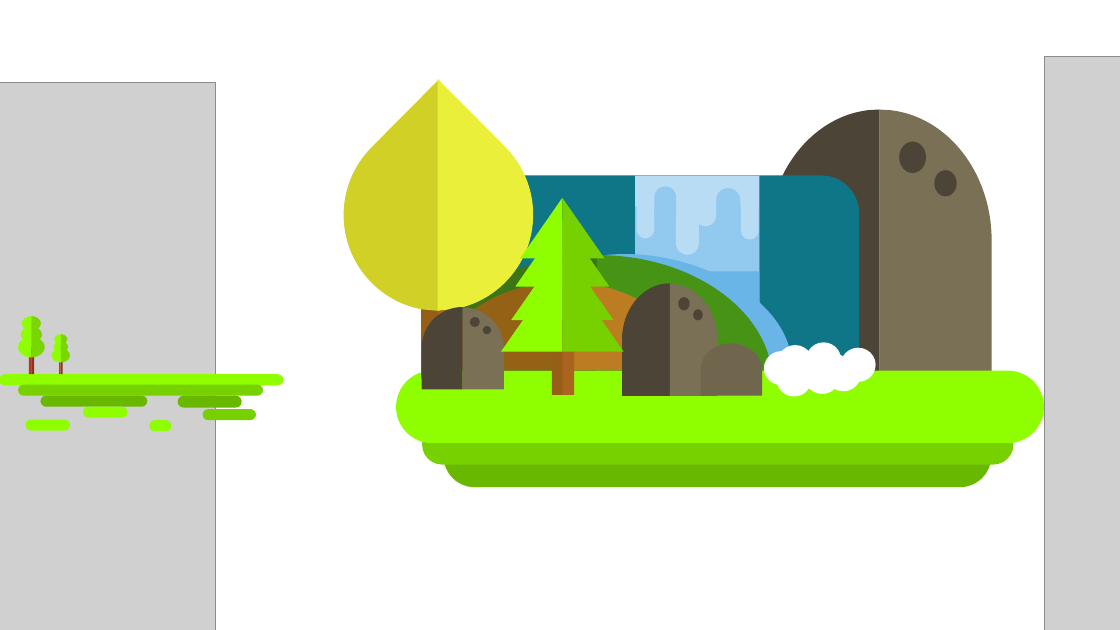
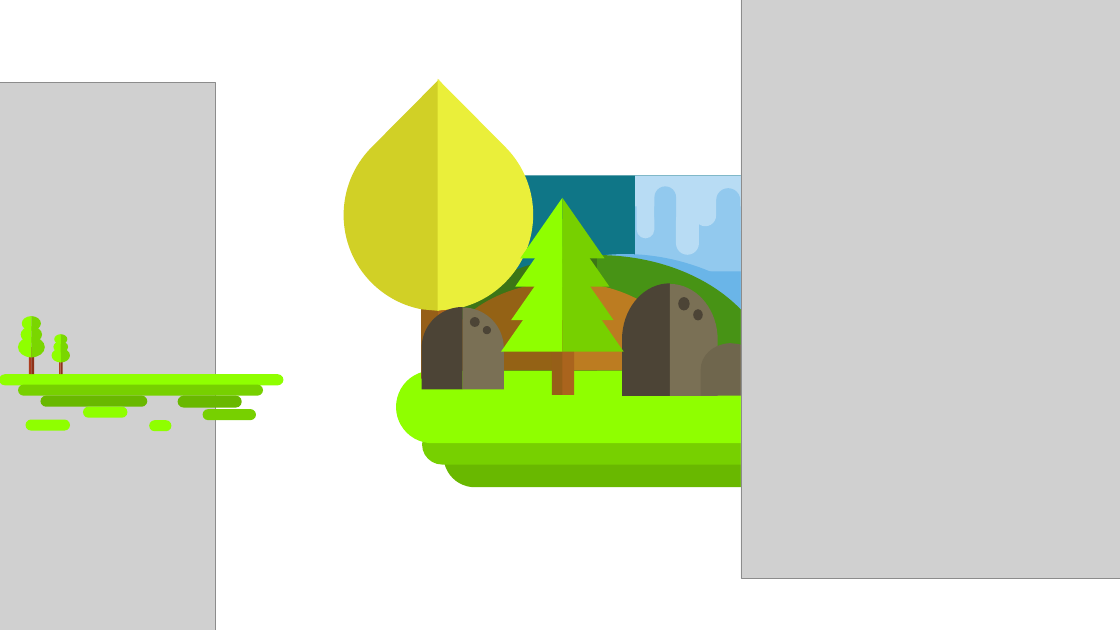
Before and after one commit to pedrogmo/projetopp2, a slide deck: slide 19 of slide/Apresentação1.pptx. Drawn at 1120x630 pixels with LibreOffice and Linux fonts; fonts in the diff are those of the drawing; grey boxes stand for pictures. Boxes give left, top, right and bottom in pixels: in the first picture for what was removed or moved away, otherwise in the second. Text is boxed around its words. In the diff, an @@ line names an element or a change of style, - is before the commit and + after.

```diff
--- a/slide/Apresentação1.pptx
+++ b/slide/Apresentação1.pptx
@@ picture: place and size @@
-picture at <box>1044,56,1120,630</box>
+picture at <box>741,0,1120,579</box>
@@ group removed at <box>764,109,991,397</box>: 11 ellipses, 2 freeform shapes @@
```
Also in this commit, not shown: 5 other files.
